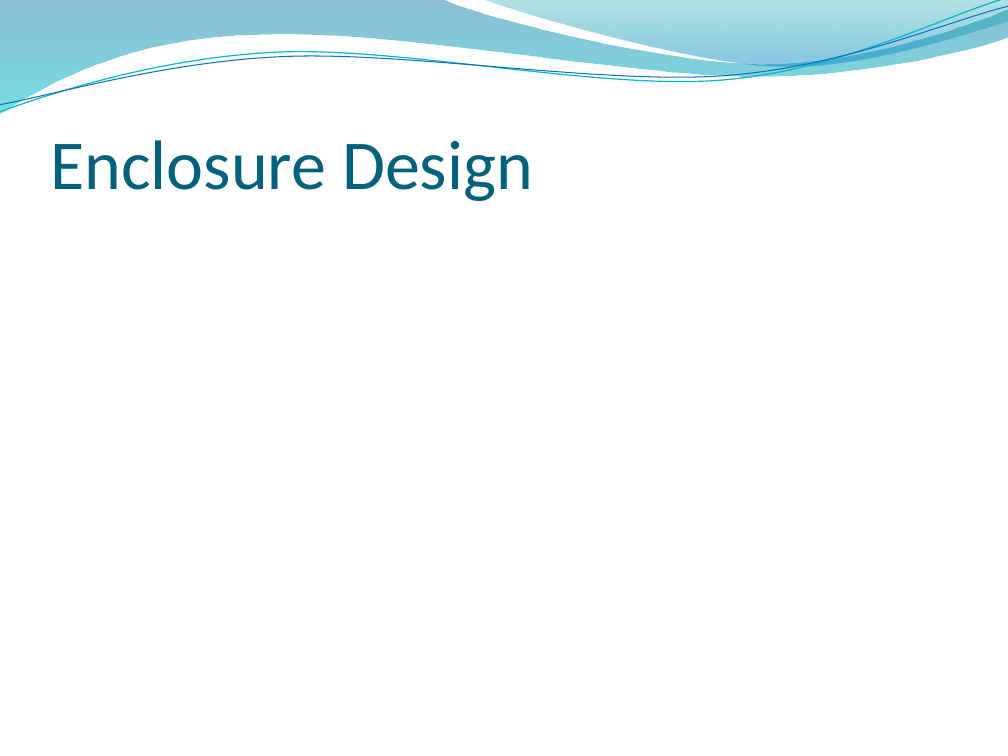
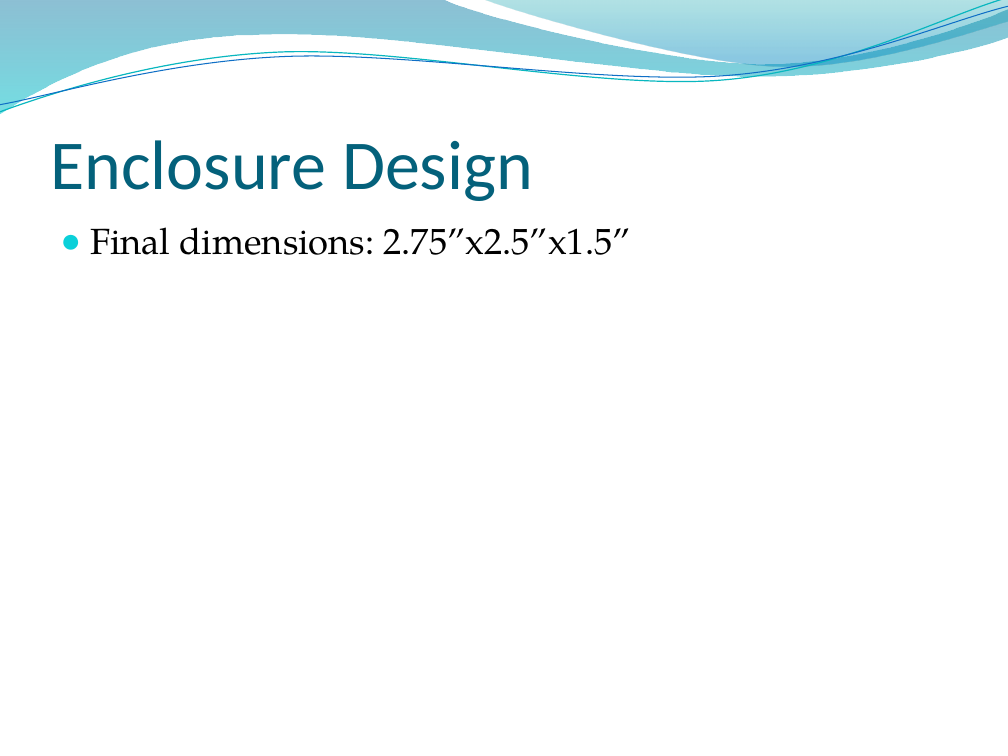
Before and after one commit to tasbal/cpsc483, a slide deck: slide 8 of MISC/Final Presentation.pptx. Drawn at 1008x756 pixels with LibreOffice and Linux fonts; fonts in the diff are those of the drawing; background and template pictures are left out. Boxes give left, top, right and bottom in pixels: in the first picture for what was removed or moved away, otherwise in the second. Text is boxed around its words. In the diff, an @@ line names an element or a change of style, - is before the commit and + after.

```diff
--- a/MISC/Final Presentation.pptx
+++ b/MISC/Final Presentation.pptx
@@ text added at <box>91,227,631,255</box>, 26 pt, text #000000 @@
+● Final dimensions: 2.75”x2.5”x1.5”
```
Also in this commit, not shown: 6 other slides changed, 3 slides added, 3 slides removed.
